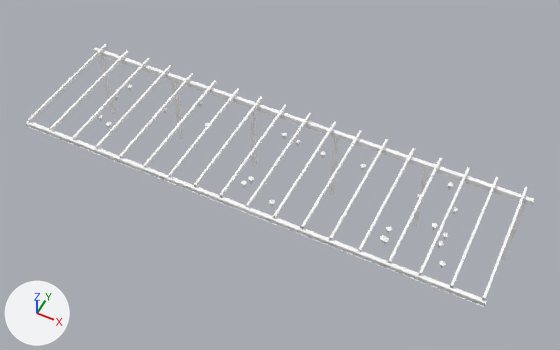
The glTF model games/yorimichi/assets/belmonte/meshes/SM_BM_BH_OsteriaPergola.glb, before and after one commit.
Before and after are seen from a 50 mm camera at (8.13, -13.01, 21.63) aimed at (0.25, 2.76, 1.92). The axes (+X, +Y, +Z) are drawn at lower left. The lights are the same throughout. The older version comes first. Vertices at exactly the same position are counted once.

The first picture shows 'SM_BM_BH_OsteriaPergola'.
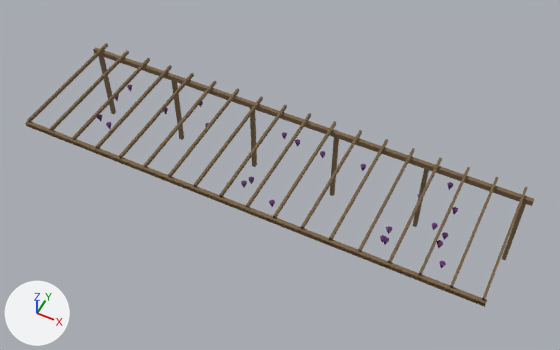
Location of each change, (x1, y1, x2, y2) in pixels of the pictures (560 x 350 px):
part 1 of me_sm_bh_osteriapergola, recoloured: (97, 85, 458, 268) in both
part 2 of me_sm_bh_osteriapergola, recoloured: (26, 43, 534, 307) in both

The edits, one by one:
me_sm_bh_osteriapergola has 408 vertices, 550 faces and spans x -8.2..8.2, y 0.0..4.6, z 0.0..3.3.
me_sm_bh_osteriapergola is used by ob_sm_bm_bh_osteriapergola; location (0.0, 0.0, 0.0).
me_sm_bh_osteriapergola part 1: 300 faces centred in x -6.1..6.5, y 0.6..3.9, z 3.1..3.2 are repainted in the vertex colours; the middle colour goes from white #ffffff to dark purple #5f2a6f.
me_sm_bh_osteriapergola part 2: 250 faces centred in x -8.2..8.2, y 0.0..4.6, z 1.0..3.3 are repainted in the vertex colours; the middle colour goes from white #ffffff to brown #766044.
